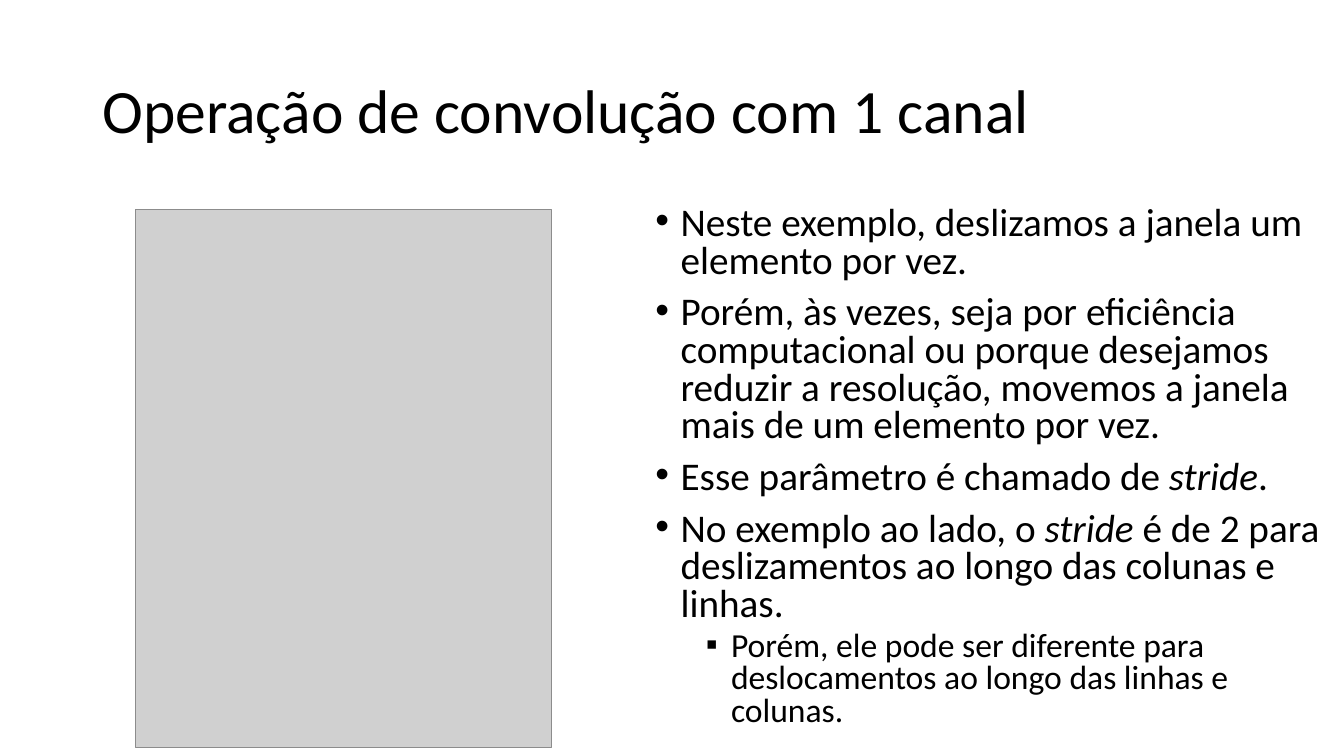
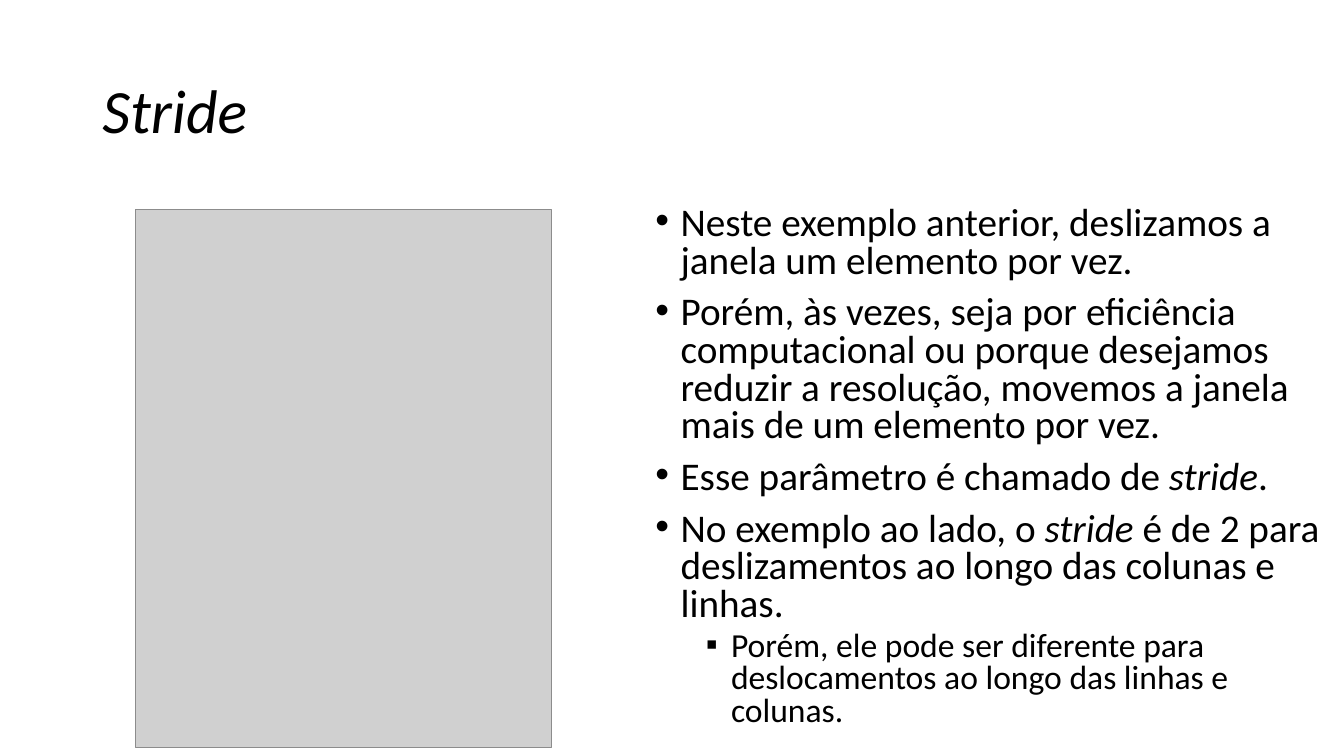
Before and after one commit to zz4fap/tp557-iot-ml, a slide deck: slide 14 of slides/TP557_12_Introduzindo_convoluções.pptx (slide 11 before the commit). Drawn at 1344x756 pixels with LibreOffice and Linux fonts; fonts in the diff are those of the drawing; grey boxes stand for pictures. Boxes give left, top, right and bottom in pixels: in the first picture for what was removed or moved away, otherwise in the second. Text is boxed around its words. In the diff, an @@ line names an element or a change of style, - is before the commit and + after.

```diff
--- a/slides/TP557_12_Introduzindo_convoluções.pptx
+++ b/slides/TP557_12_Introduzindo_convoluções.pptx
@@ title at <box>102,90,247,134</box>: text changed; italic on @@
-Operação de convolução com 1 canal
+Stride
@@ text at <box>681,208,1271,281</box>: text changed @@
-• Neste exemplo, deslizamos a janela um elemento por vez.
+• Neste exemplo anterior, deslizamos a janela um elemento por vez.
```
Also in this commit, not shown: 2 other slides changed, 14 slides added, 1 slide removed, 4 other files.
